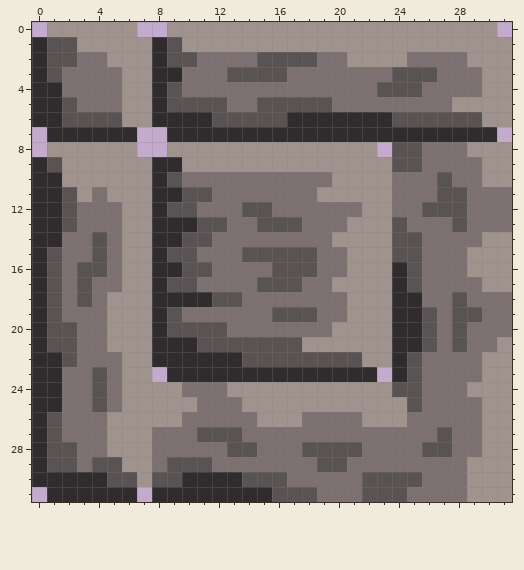
One commit to this pixel-art sprite: Resources/Sprites/Tiles/rock.png. The first picture shows the starting point.
The file is 32x32 pixels.
The result:
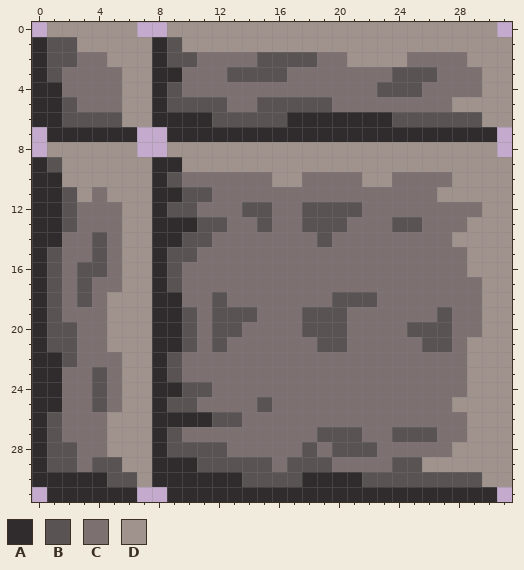
Palette (. is transparent): A #302c2e  B #5a5353  C #7d7071  D #a0938e
Changes in this commit:
Changed rows in their new state; - is an unchanged pixel.
first column x 8:
 8 ---------------DDDDDD--.
 9 ----------------DDDDDD--
10 --------DD--CC-----CDD--
11 -----------CCCCC---DDDDD
12 ----------BBBBCC--CCC-DD
13 --------CCBBBCCC-B--CDDD
14 -----------BCCCCCC--DD--
15 ------CCCCC--CCCCC------
16 -BCC----CCC--CCCCC------
17 --C----CCC--CCCCCC------
18 --CC-C------BBBCCC--C-DD
19 -AB-BBB-CC-BBCCCCCCBCCDD
20 -A-C-B----BBBCCCCB-BC-DD
21 --BC-CCCCCCBBCCCCC-BCDD-
22 -BCCCCCCCCCCCCCCCC---D--
23 ABCCCCCCCCCCCCCCCC---D--
24 AABB-CCCCCCCCCCCCC------
25 ABB---CBCCCCCCCCCC--DD--
26 AAAABB-CCC----CCC----D--
27 AB-CCC-----BBB--BBBC-D--
28 ABBBBCC----C--B---CCDD--
29 AAA-BBBB-BB-C---BBDDD---
30 AA-------BAAAA----BBBB--
31 .-------AAAAAAAAAAAAAAA.
